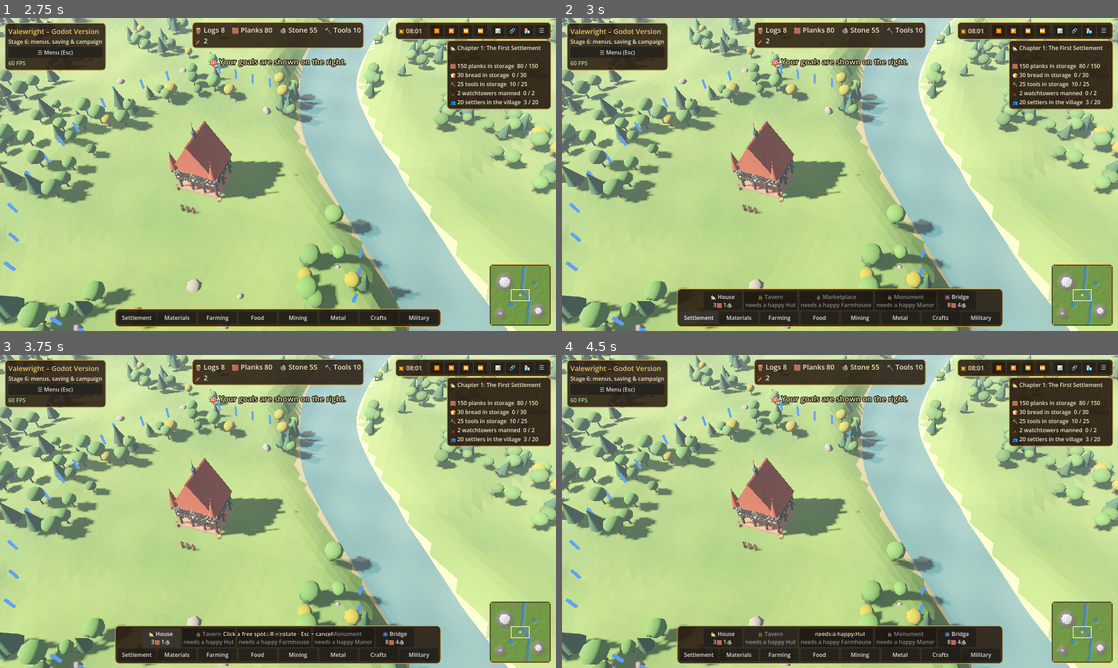
Above: before the commit, frames 1-4 (two rows, left to right).
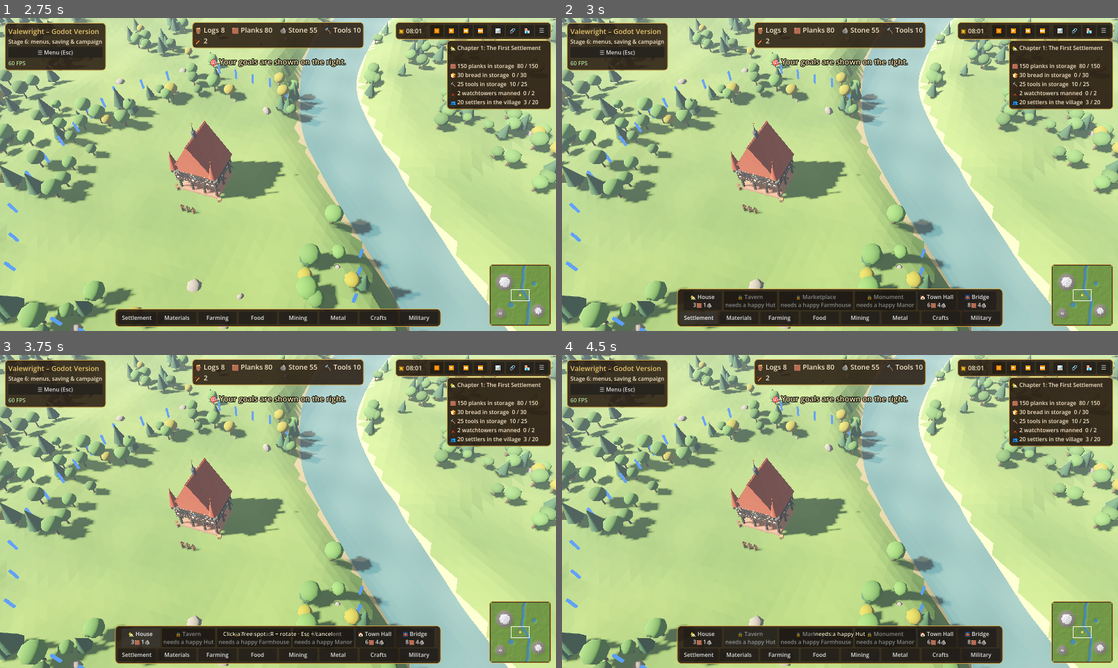
Above: after the commit, the same moments.

Repository: sakomobil-beep/valewright
Game: Godot game, scene res://main.tscn
Same seed, same stepped clock (60 frames per second), same inputs: the game is played once before the commit and once after it.
Inputs (mouse positions are in pixels of both pictures, inside the frame that each line leads up to):
- Up to frame 1 (2.75 s): click "📜 Campaign" at 0.5 s; click "▶ Start chapter" at 1.25 s; tap Enter at 2, 2.1 s; move the mouse to (400, 158) at 2.02 s; hold D from 2.03 s (still down); hold E from 2.03 s (still down); click (400, 158) at 2.17 s; tap Space at 2.27 s
- Up to frame 2 (3 s): release D at 2.75 s; release E at 2.75 s; click "Settlement" at 2.75 s
- Up to frame 3 (3.75 s): click "🏡 House 3🟫 1🪨" at 3.5 s
- Up to frame 4 (4.5 s): click "🔒 Tavern needs a happy Hut" at 4.25 s

Frame 1 is identical in both runs. In frame 2, 0.9% of the frame differs, in the area x 23-77%, y 87-94%; in frame 3, 0.9%; in frame 4, 0.8%.

Commit message:
Zweites Lagerhaus, Karren auf weiten Wegen, Warenhaufen an Gebäuden, Geräusche
Co-Authored-By: Claude Opus 5.5 <noreply@anthropic.com>
Claude-Session: https://claude.ai/code/session_01LmP2NExqbZuzDYCtT2zvb7

Diff:
--- a/scripts/builder.gd
+++ b/scripts/builder.gd
@@ -163,7 +163,7 @@
 		return
 	_open = c.key
 	for t in c.types:
-		if t == "lager" or not economy.data.types.has(t):
+		if not economy.data.types.has(t):
 			continue
 		var b := Button.new()
 		b.auto_translate_mode = Node.AUTO_TRANSLATE_MODE_DISABLED
@@ -349,6 +349,9 @@
 	for k in c:
 		economy.add(k, int(c[k]) / 2)
 	b.removed = true
+	if b.get("pile") and is_instance_valid(b.pile):
+		b.pile.queue_free()
+	economy.pending = economy.pending.filter(func(j): return j.b != b)
 	b.destroyed = true
 	buildings.erase(b)
 	economy.buildings.erase(b)
@@ -538,6 +541,7 @@
 	economy.buildings.append(rec)
 	economy.pay(placing)
 	if settlers:
+		settlers.sfx("place")
 		settlers.on_building_placed(rec)
 	var t := placing
 	cancel()
--- a/scripts/main.gd
+++ b/scripts/main.gd
@@ -234,10 +234,18 @@
 	stock_label.add_theme_color_override("font_color", Color(0.96, 0.9, 0.78))
 	panel.add_child(stock_label)
 	economy.changed.connect(_update_stock)
+	var sfx := preload("res://scripts/sfx.gd").new()
+	sfx.name = "Sfx"
+	add_child(sfx)
 	economy.message.connect(_toast)
 	_update_stock()
 
 func _toast(text: String) -> void:
+	var snd := "msg"
+	if text == tr("MSG_VICTORY"): snd = "win"
+	elif text == tr("MSG_DEFEAT"): snd = "lose"
+	elif "%s" in tr("MSG_AI_ATTACK") and text.begins_with(tr("MSG_AI_ATTACK").split("%s")[0]): snd = "horn"
+	get_node("Sfx").play(snd, -6.0)
 	var l := Label.new()
 	l.text = text
 	l.auto_translate_mode = Node.AUTO_TRANSLATE_MODE_DISABLED
--- a/scripts/market.gd
+++ b/scripts/market.gd
@@ -114,6 +114,7 @@
 		return
 	e.stock.muenzen -= pr
 	e.note("use", "muenzen", pr)
+	_coin()
 	e.add(k, 1)
 	_refresh()
 
@@ -126,4 +127,11 @@
 	e.stock[k] -= 1
 	e.note("use", k, 1)
 	e.add("muenzen", pr)
+	_coin()
 	_refresh()
+
+
+func _coin() -> void:
+	var s = get_tree().current_scene.get_node_or_null("Sfx")
+	if s:
+		s.play("coin", -4.0)
--- a/scripts/settlers.gd
+++ b/scripts/settlers.gd
@@ -18,6 +18,18 @@
 	var p := Vector3(0, 0, 6.0)
 	p.y = terrain.height(p.x, p.z)
 	return p
+
+# Tür des nächsten fertigen Lagers (Haupthaus oder zusätzliches Lagerhaus)
+func nearest_lager(from: Vector3) -> Vector3:
+	var best := lager_door()
+	var bd := best.distance_to(from)
+	for b in economy.buildings:
+		if b.type == "lager" and b.build >= 1.0:
+			var d := door_of(b)
+			if d.distance_to(from) < bd:
+				bd = d.distance_to(from)
+				best = d
+	return best
 
 func door_of(b: Dictionary) -> Vector3:
 	var p: Vector3 = b.pos + Vector3(0, 0, 3.4).rotated(Vector3.UP, b.node.rotation.y)
@@ -148,6 +160,13 @@
 	]
 
 func _on_built(b: Dictionary) -> void:
+	sfx("build")
+	if b.type == "lager":
+		b.status = "ST_WORKING"
+		for i in 2:
+			var t := spawn("traeger", door_of(b))
+			t.role = "traeger"
+		return
 	if military and military.is_military(b.type):
 		military.on_player_built(b)
 		return
@@ -188,7 +207,7 @@
 				{"go": _beside(tr_.pos, b.pos)},
 				{"face": tr_.pos},
 				{"anim": "chop", "wait": 3.0},
-				{"fn": func(): terrain.fell_tree(tr_); reserved.erase(tr_.pos); _carry(w, "stamm")},
+				{"fn": func(): sfx("chop", -8.0); terrain.fell_tree(tr_); reserved.erase(tr_.pos); _carry(w, "stamm")},
 				{"go": door_of(b)},
 				{"fn": func(): _carry(w, null); economy.pending.append({"b": b, "item": "stamm"})},
 				{"wait": 1.5},
@@ -284,6 +303,10 @@
 		w.carry = null
 	if item == null:
 		return
+	if item == "karre":
+		w.carry = _cart()
+		w.node.add_child(w.carry)
+		return
 	var m := MeshInstance3D.new()
 	var mat := StandardMaterial3D.new()
 	if item == "stamm":
@@ -321,17 +344,32 @@
 			continue
 		var job: Dictionary = economy.pending.pop_front()
 		var b: Dictionary = job.b
+		var drop := nearest_lager(door_of(b))
+		# weite Wege: Karre nehmen und bis zu 3 gleiche Waren vom selben Gebäude mitnehmen
+		var n := 1
+		var cart: bool = drop.distance_to(door_of(b)) > 35.0
+		if cart:
+			for j in economy.pending.duplicate():
+				if n >= 3:
+					break
+				if j.b == b and j.item == job.item:
+					economy.pending.erase(j)
+					n += 1
 		w.q = [
 			{"go": door_of(b)},
 			{"wait": 0.5},
-			{"fn": func(): _carry(w, job.item)},
-			{"go": lager_door()},
-			{"fn": func(): _carry(w, null); economy.add(job.item, 1)},
+			{"fn": func(): _carry(w, "karre" if cart else job.item)},
+			{"go": drop},
+			{"fn": func(): _carry(w, null); economy.add(job.item, n)},
 		]
 
 # ---------- Ablauf & Animation ----------
 func _process(dt: float) -> void:
 	_carrier_jobs()
+	_pile_t -= dt
+	if _pile_t <= 0.0:
+		_pile_t = 0.5
+		_update_piles()
 	for w in workers.duplicate():
 		if w.get("dead", false):
 			workers.erase(w)
@@ -411,3 +449,82 @@
 			lr.rotation.x = lerpf(lr.rotation.x, 0.0, dt * 8.0)
 			al.rotation.x = lerpf(al.rotation.x, 0.0, dt * 8.0)
 			ar.rotation.x = lerpf(ar.rotation.x, 0.0, dt * 8.0)
+
+
+# ---------- Karre & Warenhaufen ----------
+var _pile_t := 0.0
+
+func sfx(n: String, vol := 0.0) -> void:
+	var s = get_parent().get_node_or_null("Sfx")
+	if s:
+		s.play(n, vol)
+
+func _cart() -> Node3D:
+	var g := Node3D.new()
+	var wood := StandardMaterial3D.new()
+	wood.albedo_color = Color(0.55, 0.38, 0.2)
+	var box := MeshInstance3D.new()
+	var bm := BoxMesh.new()
+	bm.size = Vector3(0.7, 0.3, 0.9)
+	box.mesh = bm
+	box.material_override = wood
+	box.position = Vector3(0, 0.45, 0.75)
+	g.add_child(box)
+	var load_ := MeshInstance3D.new()
+	var lm := BoxMesh.new()
+	lm.size = Vector3(0.55, 0.25, 0.7)
+	load_.mesh = lm
+	var lmat := StandardMaterial3D.new()
+	lmat.albedo_color = Color(0.8, 0.7, 0.45)
+	load_.material_override = lmat
+	load_.position = Vector3(0, 0.7, 0.75)
+	g.add_child(load_)
+	for sx in [-0.4, 0.4]:
+		var wh := MeshInstance3D.new()
+		var cm := CylinderMesh.new()
+		cm.top_radius = 0.25
+		cm.bottom_radius = 0.25
+		cm.height = 0.08
+		wh.mesh = cm
+		wh.material_override = wood
+		wh.rotation.z = PI / 2
+		wh.position = Vector3(sx, 0.25, 0.75)
+		g.add_child(wh)
+	g.scale = Vector3.ONE / WORKER_SCALE
+	return g
+
+# Waren, die auf Abholung warten, liegen als Haufen vor dem Gebäude
+func _update_piles() -> void:
+	var count := {}
+	for j in economy.pending:
+		count[j.b] = count.get(j.b, 0) + 1
+	for b in economy.buildings:
+		var n: int = mini(count.get(b, 0), 8)
+		var pile: Node3D = b.get("pile")
+		if n == 0:
+			if pile:
+				pile.visible = false
+			continue
+		if pile == null or not is_instance_valid(pile):
+			pile = Node3D.new()
+			get_parent().add_child(pile)
+			var mat := StandardMaterial3D.new()
+			mat.albedo_color = Color(0.72, 0.55, 0.32)
+			for i in 8:
+				var m := MeshInstance3D.new()
+				var bm := BoxMesh.new()
+				bm.size = Vector3(0.5, 0.35, 0.5)
+				m.mesh = bm
+				m.material_override = mat
+				m.position = Vector3((i % 3) * 0.55 - 0.55, 0.18 + (i / 3) * 0.36, 0)
+				pile.add_child(m)
+			b.pile = pile
+		var d := door_of(b)
+		var side: Vector3 = Vector3(2.2, 0, 0).rotated(Vector3.UP, b.node.rotation.y)
+		var p := d + side
+		p.y = terrain.height(p.x, p.z)
+		pile.position = p
+		pile.rotation.y = b.node.rotation.y
+		pile.visible = true
+		for i in 8:
+			pile.get_child(i).visible = i < n
--- /dev/null
+++ b/scripts/sfx.gd
@@ -0,0 +1,68 @@
+extends Node
+# Geräusche – werden beim Start erzeugt (keine Audiodateien nötig)
+
+const RATE := 22050
+var sounds := {}
+var _players: Array = []
+
+func _ready() -> void:
+	sounds.place = _make(func(t): return _tone(t, 520, 0.12) * 0.5 + _noise(t, 0.04) * 0.3, 0.14)
+	sounds.build = _make(func(t): return _knock(t, 0.0) + _knock(t, 0.18) + _knock(t, 0.36), 0.5)
+	sounds.chop = _make(func(t): return _knock(t, 0.0) * 1.2, 0.2)
+	sounds.coin = _make(func(t): return _tone(t, 1320, 0.25) * 0.4 + _tone(t - 0.08, 1760, 0.25) * 0.4, 0.35)
+	sounds.horn = _make(func(t): return _horn(t, 196, 0.9) + _horn(t, 294, 0.9) * 0.5, 0.9)
+	sounds.msg = _make(func(t): return _tone(t, 660, 0.18) * 0.35 + _tone(t - 0.1, 880, 0.2) * 0.35, 0.3)
+	sounds.win = _make(func(t):
+		var v := 0.0
+		for i in 4:
+			v += _horn(t - i * 0.18, [262.0, 330.0, 392.0, 523.0][i], 0.9 - i * 0.1) * 0.5
+		return v, 1.4)
+	sounds.lose = _make(func(t): return _horn(t, 220, 0.6) * 0.6 + _horn(t - 0.4, 175, 0.9) * 0.6, 1.3)
+	for i in 6:
+		var p := AudioStreamPlayer.new()
+		add_child(p)
+		_players.append(p)
+
+func play(name: String, vol := 0.0) -> void:
+	if not sounds.has(name):
+		return
+	for p in _players:
+		if not p.playing:
+			p.stream = sounds[name]
+			p.volume_db = vol
+			p.play()
+			return
+
+func _make(f: Callable, len: float) -> AudioStreamWAV:
+	var n := int(len * RATE)
+	var data := PackedByteArray()
+	data.resize(n * 2)
+	for i in n:
+		var v: float = clampf(f.call(float(i) / RATE), -1.0, 1.0)
+		data.encode_s16(i * 2, int(v * 30000))
+	var s := AudioStreamWAV.new()
+	s.format = AudioStreamWAV.FORMAT_16_BITS
+	s.mix_rate = RATE
+	s.data = data
+	return s
+
+func _env(t: float, len: float) -> float:
+	if t < 0.0 or t > len:
+		return 0.0
+	return minf(1.0, t * 80.0) * (1.0 - t / len)
+
+func _tone(t: float, f: float, len: float) -> float:
+	return sin(TAU * f * t) * _env(t, len)
+
+func _noise(t: float, len: float) -> float:
+	return randf_range(-1, 1) * _env(t, len)
+
+func _knock(t: float, at: float) -> float:
+	var u := t - at
+	if u < 0.0 or u > 0.12:
+		return 0.0
+	return (sin(TAU * 140.0 * u) * 0.7 + randf_range(-1, 1) * 0.5) * exp(-u * 40.0)
+
+func _horn(t: float, f: float, len: float) -> float:
+	var e := _env(t, len)
+	return (sin(TAU * f * t) + 0.4 * sin(TAU * f * 2.0 * t) + 0.2 * sin(TAU * f * 3.0 * t)) * e * 0.5
